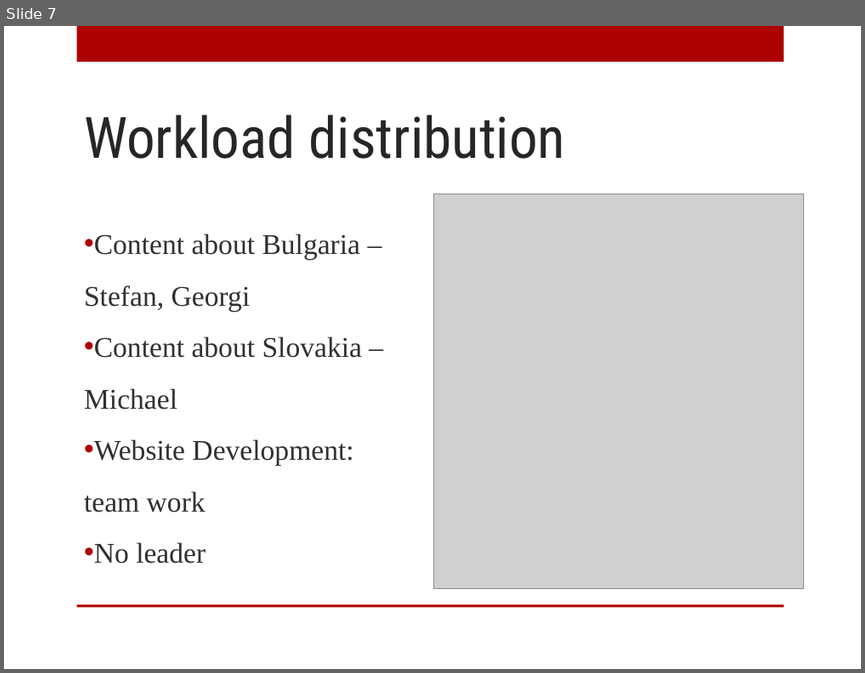
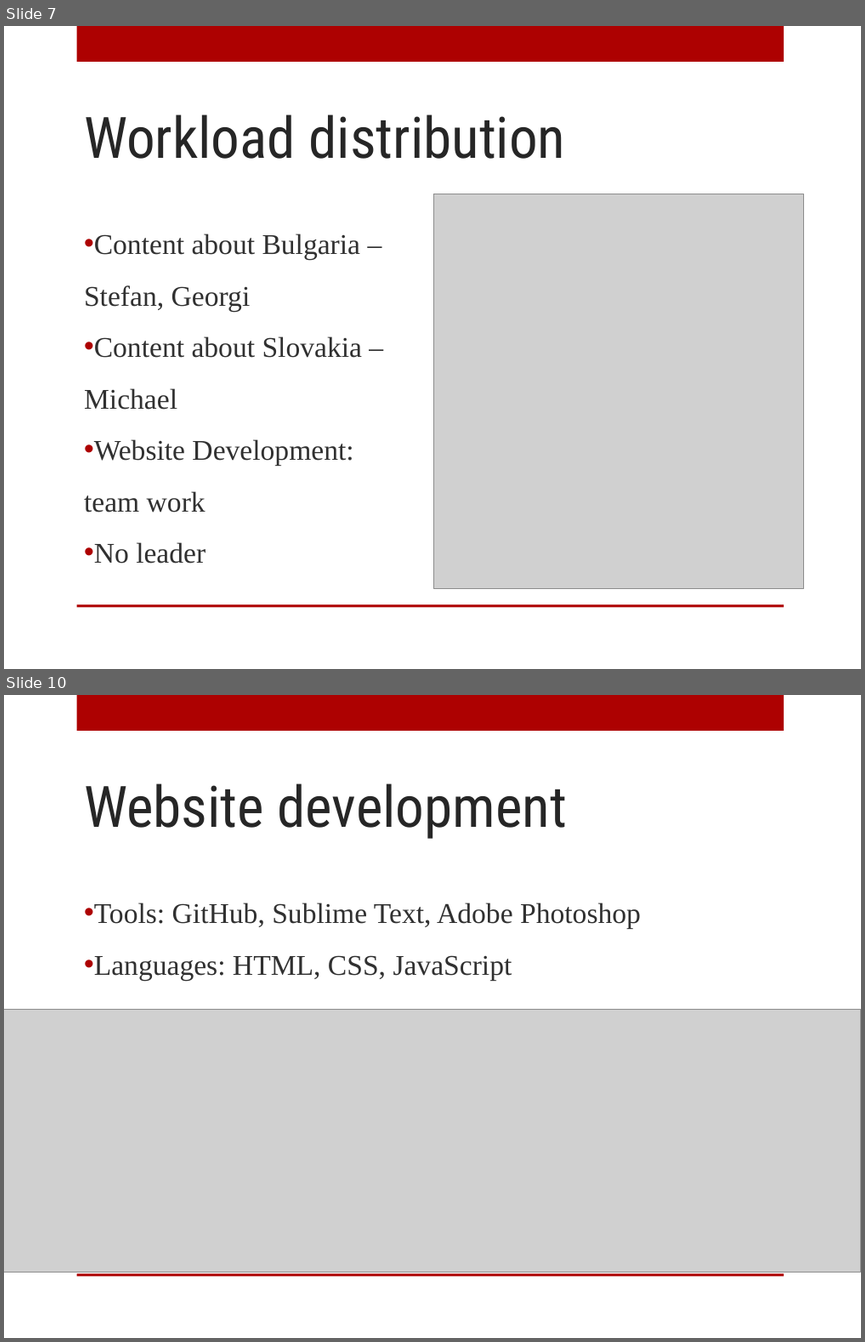
Before and after one commit to MichaelKubovic/gp, a slide deck: presentation.pptx. Shown one above the other, each under a label of ours: slide 7 before the commit, slides 7 and 10 after it; the slides between them are not shown. The pictures are 865x673 and 865x1342 pixels, drawn with LibreOffice and Linux fonts; fonts in the diff are those of the drawing; grey boxes stand for pictures; background and template pictures are left out. Boxes give left, top, right and bottom in pixels: in the first picture for what was removed or moved away, otherwise in the second. Text is boxed around its words. In the diff, an @@ line names an element or a change of style, - is before the commit and + after.

```diff
--- a/presentation.pptx
+++ b/presentation.pptx
@@ slide 10 added at <box>4,695,861,1338</box>, background picture (left out); not listed: 2 template elements that a slide beside it also shows @@
@@ title added at <box>84,783,567,839</box>, 48 pt, text #262626 @@
+Website development
@@ text added at <box>94,902,641,980</box>, 24 pt, text #303030 @@
+• Tools: GitHub, Sublime Text, Adobe Photoshop
+• Languages: HTML, CSS, JavaScript
@@ picture added at <box>4,1009,861,1271</box> @@
```
Also in this commit, not shown: 1 slide changed, 2 other slides added, 2 other files.
